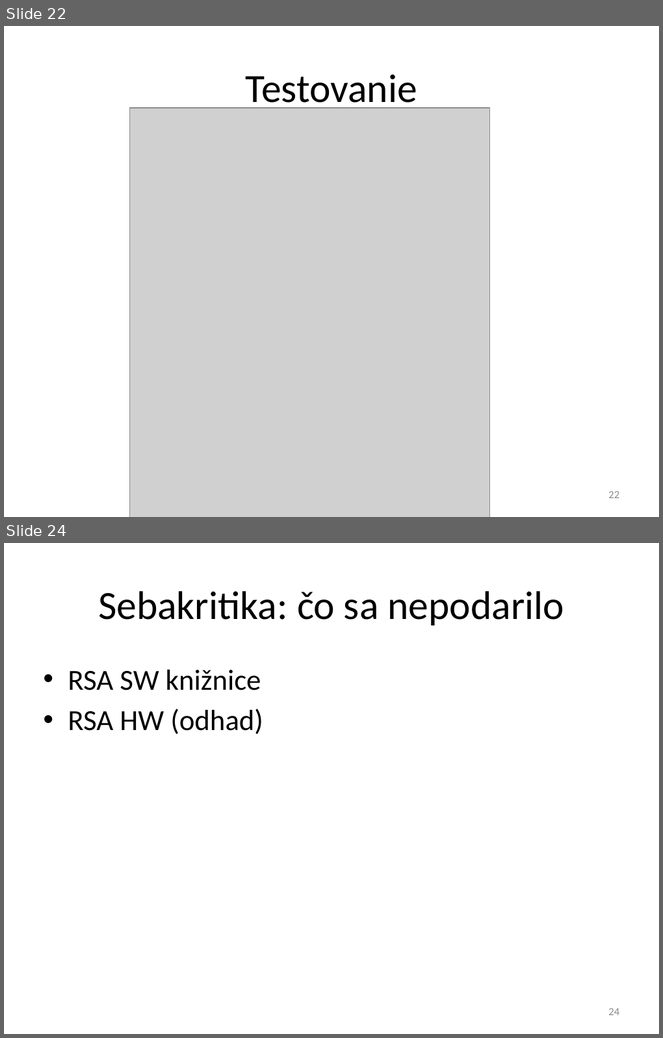
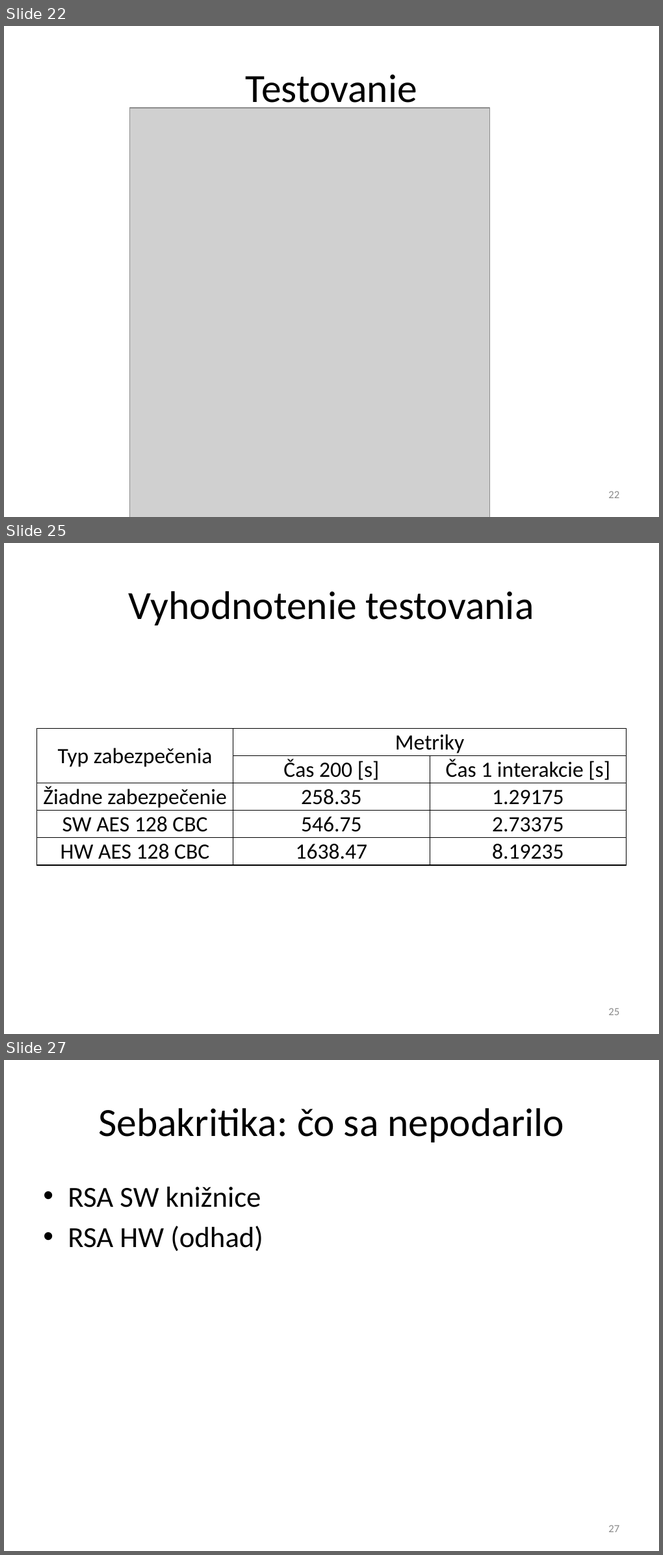
Before and after one commit to javacard-FOSS-applets/nrf6310-pca10007, a slide deck: Obhajoba/xdoubravsky_dp.pptx. Shown one above the other, each under a label of ours: slides 22 and 24 before the commit, slides 22, 25 and 27 after it; the slides between them are not shown. The pictures are 663x1038 and 663x1555 pixels, drawn with LibreOffice and Linux fonts; fonts in the diff are those of the drawing; grey boxes stand for pictures. Boxes give left, top, right and bottom in pixels: in the first picture for what was removed or moved away, otherwise in the second. Text is boxed around its words. In the diff, an @@ line names an element or a change of style, - is before the commit and + after.

```diff
--- a/Obhajoba/xdoubravsky_dp.pptx
+++ b/Obhajoba/xdoubravsky_dp.pptx
@@ slide 25 added at bbox=[4, 543, 659, 1034], background #FFFFFF @@
@@ title added at bbox=[129, 591, 534, 626], 44 pt, text #000000 @@
+Vyhodnotenie testovania
@@ table added at bbox=[36, 728, 627, 863], 5 rows, 3 columns @@
+Typ zabezpečenia | Metriky | 
+ | Čas 200 [s] | Čas 1 interakcie [s]
+Žiadne zabezpečenie | 258.35 | 1.29175
+SW AES 128 CBC | 546.75 | 2.73375
+HW AES 128 CBC | 1638.47 | 8.19235
@@ page number added at bbox=[608, 1008, 620, 1016], 12 pt, text #8C8C8C @@
+25
@@ what was slide 24 is now slide 27 @@
@@ page number at bbox=[608, 1525, 620, 1533]: text changed @@
-24
+27
```
Also in this commit, not shown: 8 slides changed, 4 other slides added, 2 slides removed, 1 other file.
